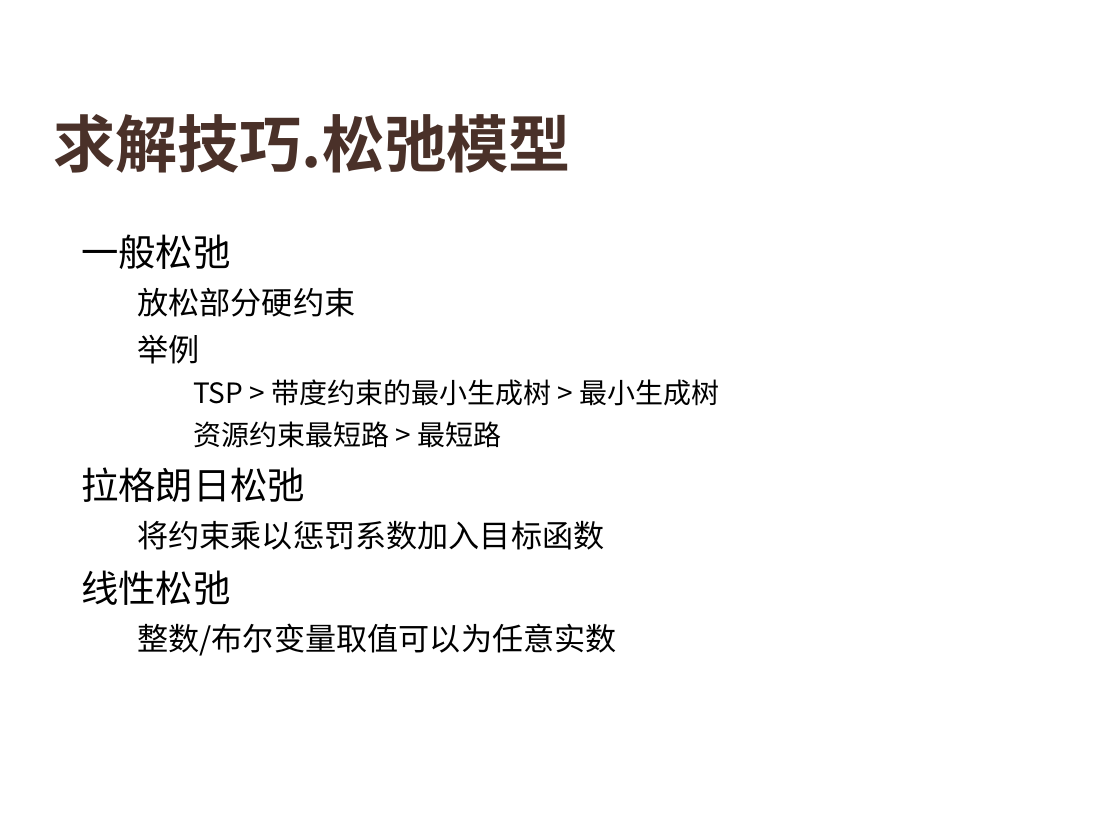
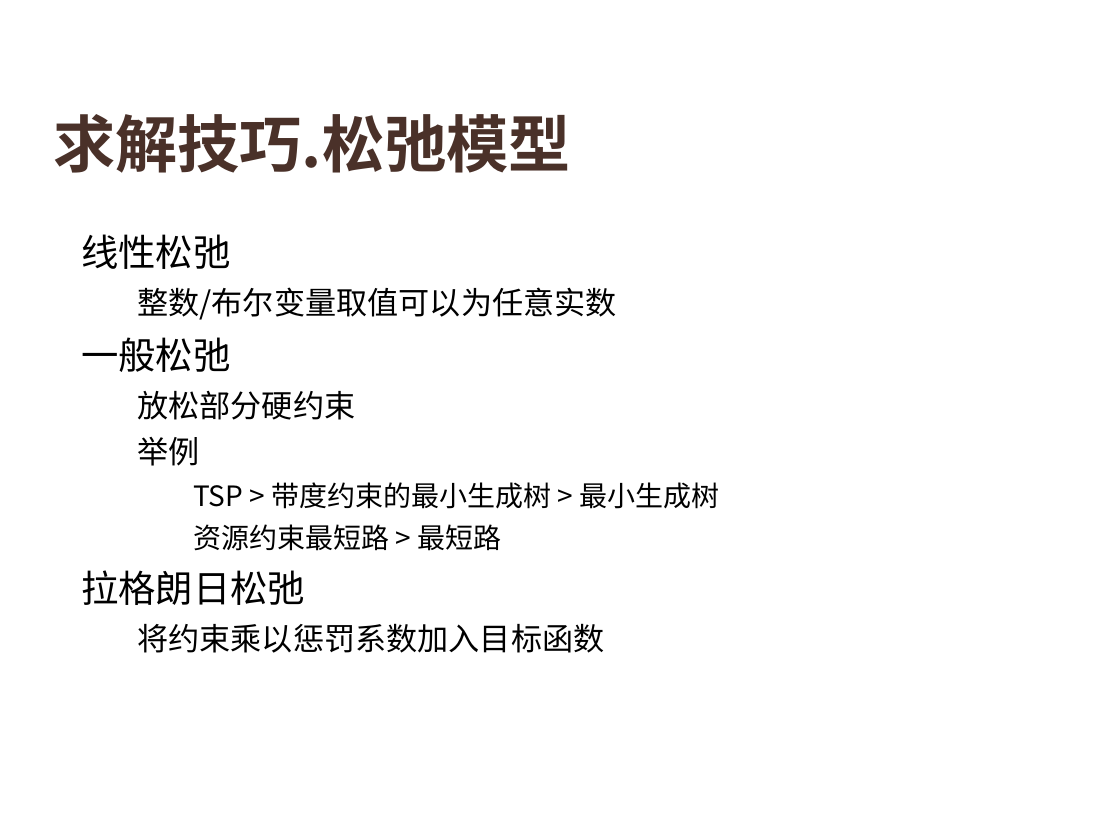
Before and after one commit to HUST-Smart/Training, a slide deck: slide 53 of [1.4] 组合优化问题的数学建模.pptx. Drawn at 1120x840 pixels with LibreOffice and Linux fonts; fonts in the diff are those of the drawing; background and template pictures are left out. Boxes give left, top, right and bottom in pixels: in the first picture for what was removed or moved away, otherwise in the second. Text is boxed around its words. In the diff, an @@ line names an element or a change of style, - is before the commit and + after.

```diff
--- a/[1.4] 组合优化问题的数学建模.pptx
+++ b/[1.4] 组合优化问题的数学建模.pptx
@@ text at (81, 234, 617, 320): paragraphs added @@
+• 线性松弛
+  • 整数/布尔变量取值可以为任意实数
@@ text at (81, 570, 617, 656): paragraphs removed @@
-• 线性松弛
-  • 整数/布尔变量取值可以为任意实数
```
Also in this commit, not shown: 3 other slides changed, 5 slides added, 2 other files.
